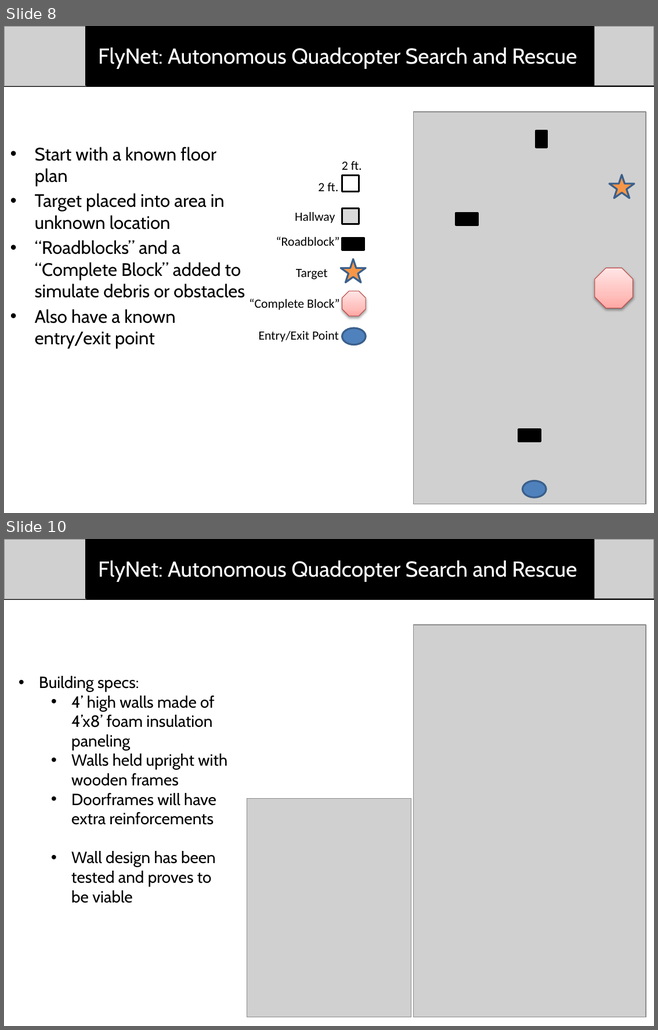
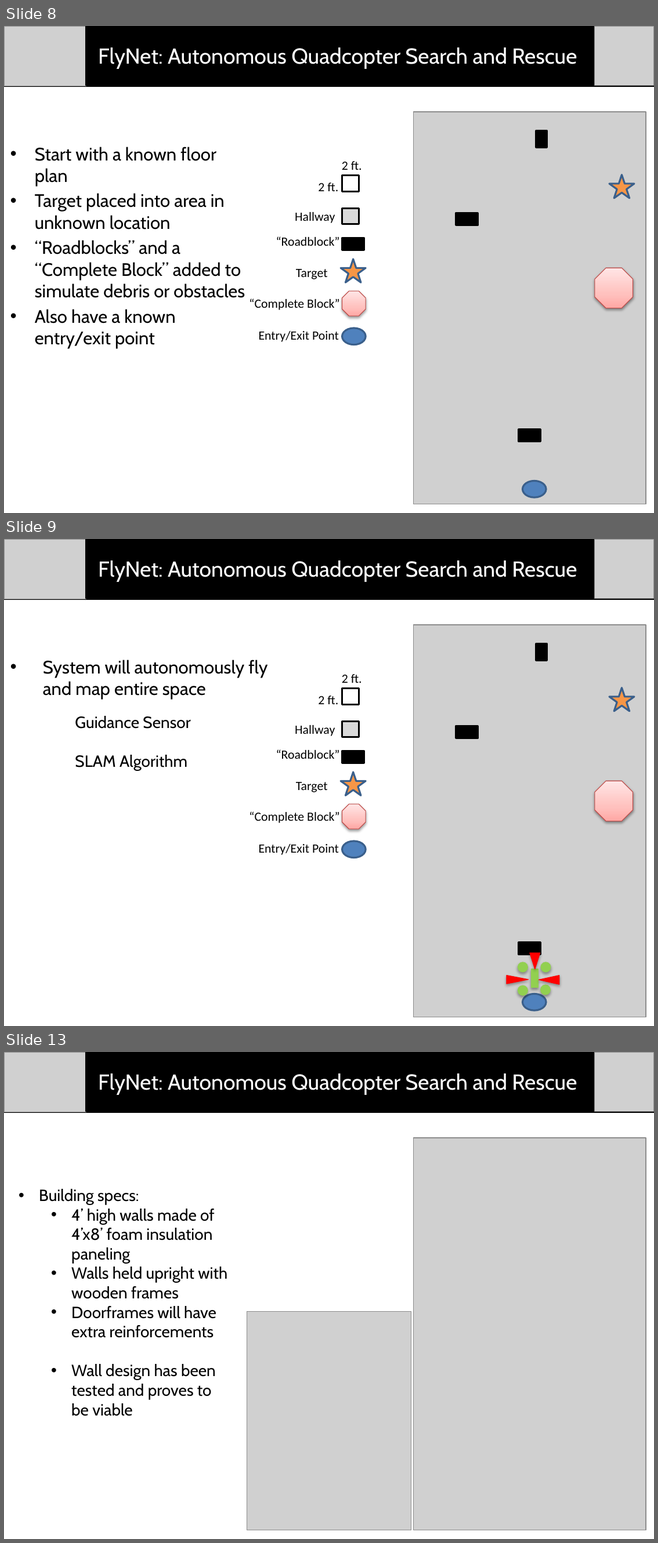
Before and after one commit to dtbinh/FlyNet, a slide deck: Presentations/CDR_Fall_2015/Individual_Slides/Matt/Testing.pptx. Shown one above the other, each under a label of ours: slides 8 and 10 before the commit, slides 8, 9 and 13 after it; the slides between them are not shown. The pictures are 658x1030 and 658x1543 pixels, drawn with LibreOffice and Linux fonts; fonts in the diff are those of the drawing; grey boxes stand for pictures. Boxes give left, top, right and bottom in pixels: in the first picture for what was removed or moved away, otherwise in the second. Text is boxed around its words. In the diff, an @@ line names an element or a change of style, - is before the commit and + after.

```diff
--- a/Presentations/CDR_Fall_2015/Individual_Slides/Matt/Testing.pptx
+++ b/Presentations/CDR_Fall_2015/Individual_Slides/Matt/Testing.pptx
@@ slide 9 added at [4, 539, 654, 1026], background #FFFFFF @@
@@ group added at [4, 539, 654, 599]: 2 pictures, 1 line, 1 rectangle, 1 text @@
+FlyNet: Autonomous Quadcopter Search and Rescue
@@ text added at [43, 660, 267, 699], 20 pt, text #000000 @@
+• System will autonomously fly and map entire space
@@ text added at [75, 716, 190, 771], 18 pt, text #000000 @@
+Guidance Sensor
+SLAM Algorithm
@@ group added at [249, 625, 645, 1017]: 7 rectangles, 7 texts, 6 ellipses, 3 triangles, 2 stars, 2 octagons, 1 picture @@
+2 ft.
+2 ft.
+Hallway
+“Roadblock”
+Target
+“Complete Block”
+Entry/Exit Point
@@ what was slide 10 is now slide 13 @@
```
Also in this commit, not shown: 4 slides changed, 3 other slides added, 1 slide removed, 1 other file.
